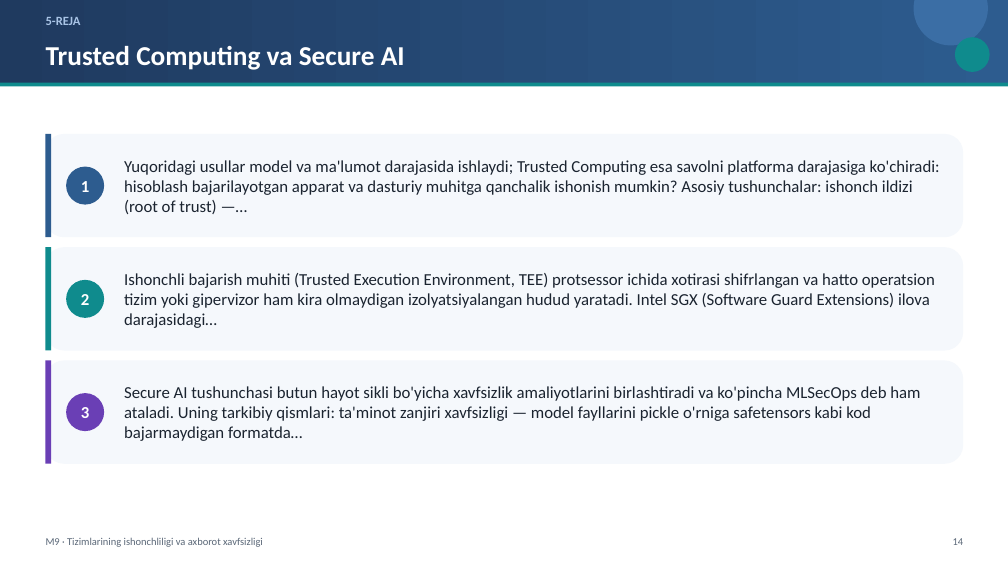
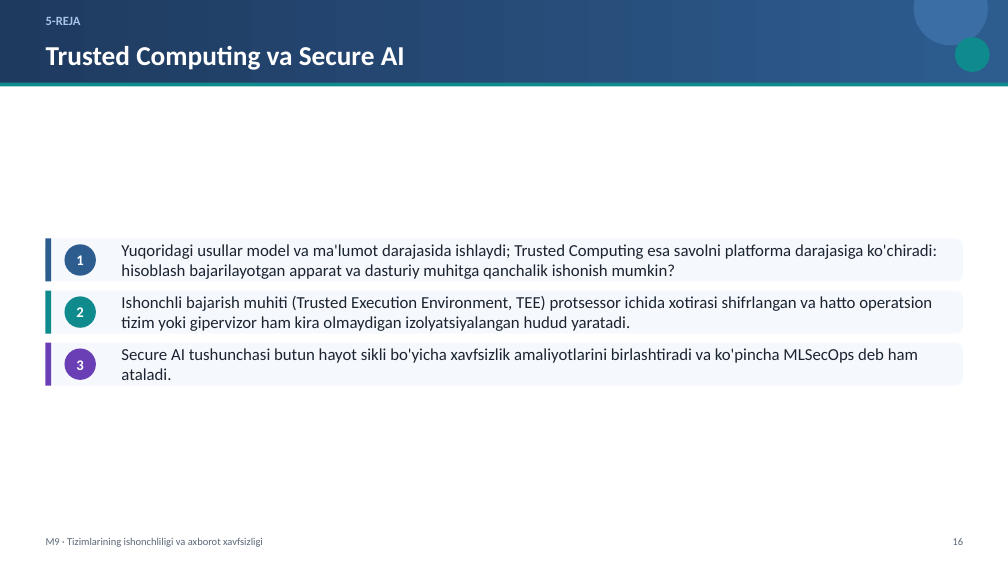
Before and after one commit to sayka7/ktm_labs, a slide deck: slide 16 of slaydlar/M9.pptx (slide 14 before the commit). Drawn at 1008x567 pixels with LibreOffice and Linux fonts; fonts in the diff are those of the drawing. Boxes give left, top, right and bottom in pixels: in the first picture for what was removed or moved away, otherwise in the second. Text is boxed around its words. In the diff, an @@ line names an element or a change of style, - is before the commit and + after.

```diff
--- a/slaydlar/M9.pptx
+++ b/slaydlar/M9.pptx
@@ rounded rectangle: place and size @@
-rounded rectangle at bbox=[45, 134, 963, 237]
+rounded rectangle at bbox=[45, 239, 963, 282]
@@ rectangle: place and size @@
-rectangle at bbox=[45, 134, 51, 237]
+rectangle at bbox=[45, 239, 51, 282]
@@ size 16 to 14 pt in 3 elements at bbox=[64, 296, 96, 328], bbox=[64, 349, 96, 380], bbox=[64, 244, 96, 276] @@
@@ ellipse "1": place and size @@
-ellipse "1" at bbox=[66, 166, 104, 204]
+ellipse "1" at bbox=[64, 244, 96, 276]
@@ text at bbox=[121, 244, 937, 279]: text changed @@
-Yuqoridagi usullar model va ma'lumot darajasida ishlaydi; Trusted Computing esa savolni platforma darajasiga ko'chiradi: hisoblash bajarilayotgan apparat va dasturiy muhitga qanchalik ishonish mumkin? Asosiy tushunchalar: ishonch ildizi (root of trust) —…
+Yuqoridagi usullar model va ma'lumot darajasida ishlaydi; Trusted Computing esa savolni platforma darajasiga ko'chiradi: hisoblash bajarilayotgan apparat va dasturiy muhitga qanchalik ishonish mumkin?
@@ rounded rectangle: place and size @@
-rounded rectangle at bbox=[45, 247, 963, 351]
+rounded rectangle at bbox=[45, 290, 963, 333]
@@ rectangle: place and size @@
-rectangle at bbox=[45, 247, 51, 351]
+rectangle at bbox=[45, 290, 51, 333]
@@ ellipse "2": place and size @@
-ellipse "2" at bbox=[66, 280, 104, 318]
+ellipse "2" at bbox=[64, 296, 96, 328]
@@ text at bbox=[121, 296, 932, 331]: text changed @@
-Ishonchli bajarish muhiti (Trusted Execution Environment, TEE) protsessor ichida xotirasi shifrlangan va hatto operatsion tizim yoki gipervizor ham kira olmaydigan izolyatsiyalangan hudud yaratadi. Intel SGX (Software Guard Extensions) ilova darajasidagi…
+Ishonchli bajarish muhiti (Trusted Execution Environment, TEE) protsessor ichida xotirasi shifrlangan va hatto operatsion tizim yoki gipervizor ham kira olmaydigan izolyatsiyalangan hudud yaratadi.
@@ rounded rectangle: place and size @@
-rounded rectangle at bbox=[45, 361, 963, 464]
+rounded rectangle at bbox=[45, 343, 963, 386]
@@ rectangle: place and size @@
-rectangle at bbox=[45, 361, 51, 464]
+rectangle at bbox=[45, 343, 51, 386]
@@ ellipse "3": place and size @@
-ellipse "3" at bbox=[66, 393, 104, 431]
+ellipse "3" at bbox=[64, 349, 96, 380]
@@ text at bbox=[121, 348, 918, 380]: text changed @@
-Secure AI tushunchasi butun hayot sikli bo'yicha xavfsizlik amaliyotlarini birlashtiradi va ko'pincha MLSecOps deb ham ataladi. Uning tarkibiy qismlari: ta'minot zanjiri xavfsizligi — model fayllarini pickle o'rniga safetensors kabi kod bajarmaydigan formatda…
+Secure AI tushunchasi butun hayot sikli bo'yicha xavfsizlik amaliyotlarini birlashtiradi va ko'pincha MLSecOps deb ham ataladi.
```
Also in this commit, not shown: 5 other slides changed, 3 slides added, 1 slide removed, 21 other files.
